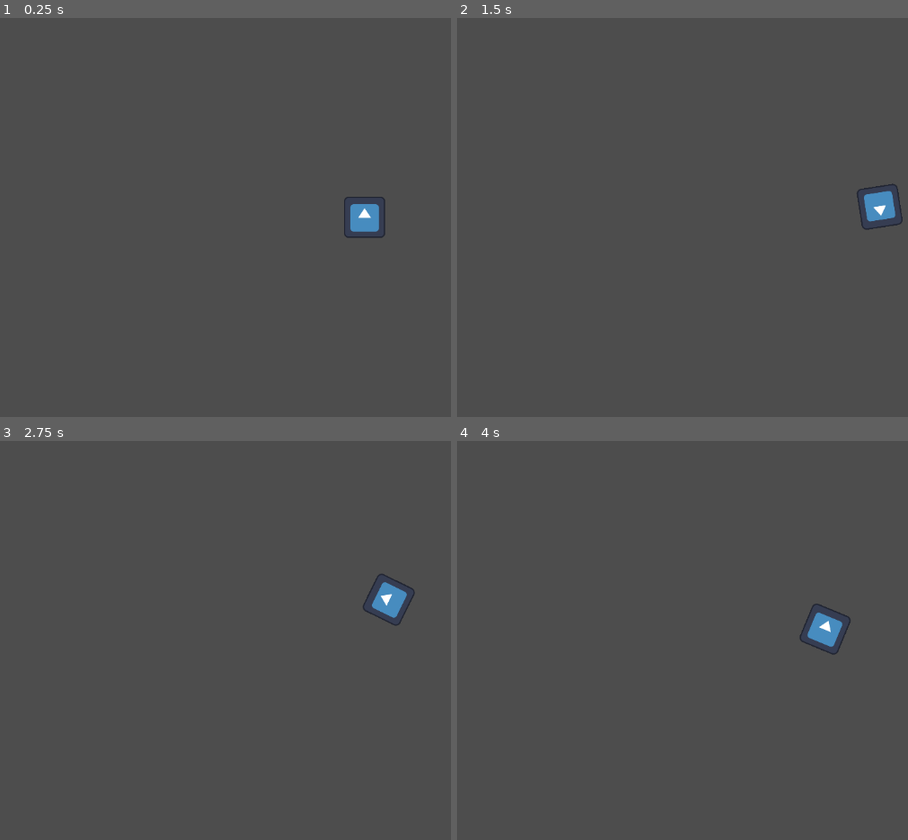
Above: before the commit, frames 1-4 (two rows, left to right).
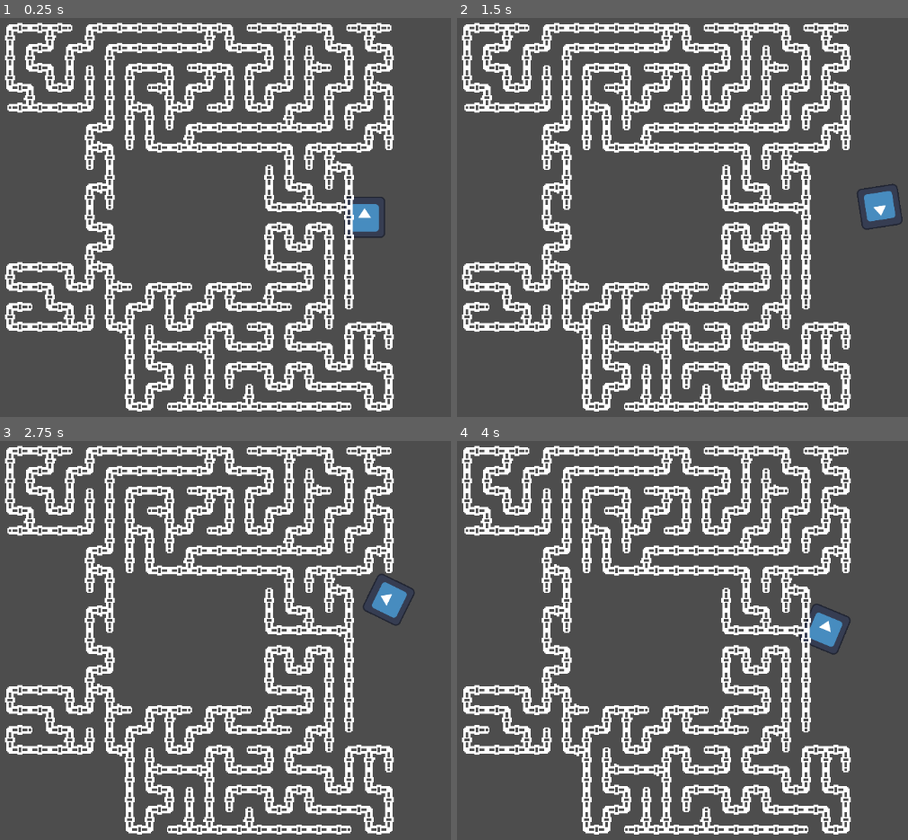
Above: after the commit, the same moments.

Repository: Overlord1704/PashtetJam1
Game: Godot game, scene res://scenes/Level/level.tscn
The game is run twice, just before and just after one commit, with the same random seed, the same clock (stepped at 60 frames per second) and the same inputs. The engine's default icon, where the game draws it, is replaced by a stand-in: a white triangle on a blue panel in a dark square.
Inputs (mouse positions are in pixels of both pictures, inside the frame that each line leads up to):
- Up to frame 1 (0.25 s): no input
- Up to frame 2 (1.5 s): move the mouse to (outside the picture) at 0.52 s; click (outside the picture) at 0.67 s; move the mouse to (673, 241) at 1.27 s; click (673, 241) at 1.42 s
- Up to frame 3 (2.75 s): move the mouse to (428, 552) at 2.02 s; click (428, 552) at 2.17 s
- Up to frame 4 (4 s): move the mouse to (781, 724) at 2.77 s; click (781, 724) at 2.92 s; move the mouse to (outside the picture) at 3.52 s; click (outside the picture) at 3.67 s

The runs differ from the first frame. In frame 1, 22% of the frame differs, in the area x 0-88%, y 1-99%; in frame 2, 22%; in frame 3, 22%; in frame 4, 22%.

Commit message:
Ничего не изменил

Diff:
--- a/scenes/Level/level.tscn
+++ b/scenes/Level/level.tscn
@@ -1,9 +1,12 @@
-[gd_scene load_steps=2 format=3 uid="uid://22rugtscq12p"]
+[gd_scene load_steps=3 format=3 uid="uid://22rugtscq12p"]
 
 [ext_resource type="PackedScene" uid="uid://cxs4qmnvhaqs2" path="res://scenes/Player/player.tscn" id="1_0m6js"]
+[ext_resource type="PackedScene" uid="uid://b4sjxd2j5o6dh" path="res://scenes/Level/location.tscn" id="2_jx5qx"]
 
 [node name="Level" type="Node2D"]
 
 [node name="Player" parent="." instance=ExtResource("1_0m6js")]
 position = Vector2(576, 320)
 scale = Vector2(0.519999, 0.519999)
+
+[node name="Location" parent="." instance=ExtResource("2_jx5qx")]
Not shown: 1 places in scenes/Level/location.tscn that only renumber resources
